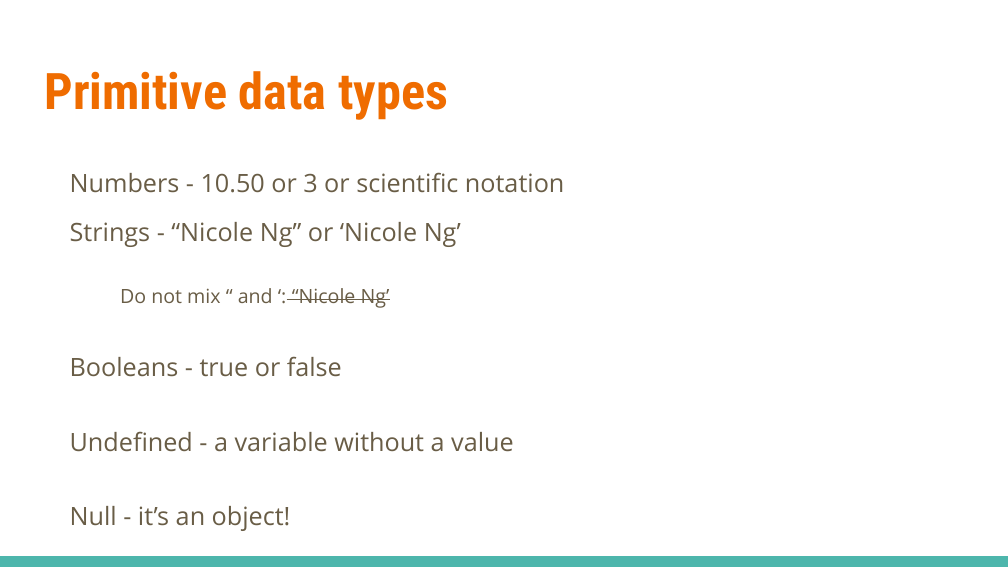
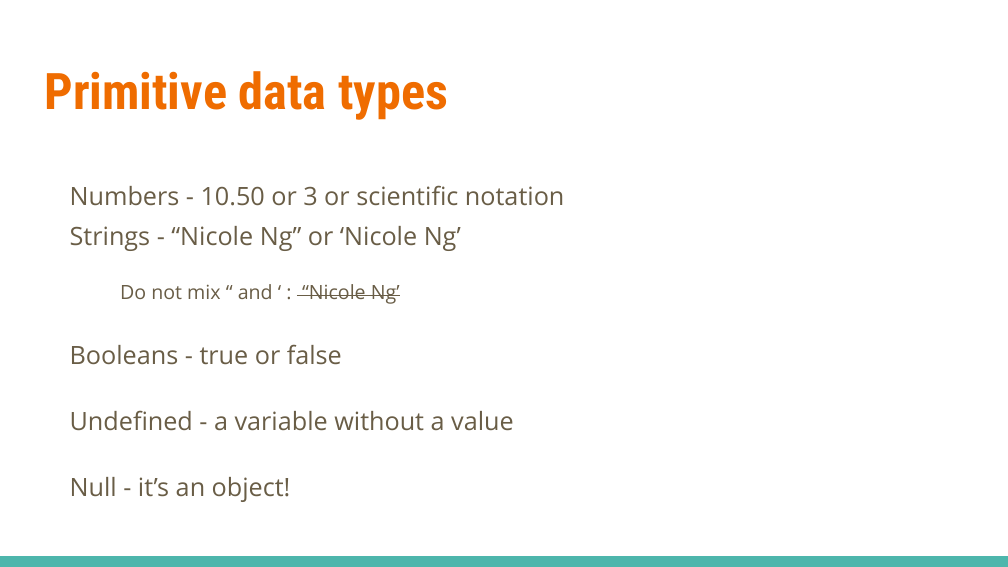
Before and after one commit to linkedin/high-school-trainee, a slide deck: slide 4 of Week_2/Lectures/2.1_JavaScript_Basics.pptx. Drawn at 1008x567 pixels with LibreOffice and Linux fonts; fonts in the diff are those of the drawing. Boxes give left, top, right and bottom in pixels: in the first picture for what was removed or moved away, otherwise in the second. Text is boxed around its words. In the diff, an @@ line names an element or a change of style, - is before the commit and + after.

```diff
--- a/Week_2/Lectures/2.1_JavaScript_Basics.pptx
+++ b/Week_2/Lectures/2.1_JavaScript_Basics.pptx
@@ text "Numbers - 10.50 or 3 ..." moved from (x1=70, y1=172, x2=564, y2=531) to (x1=70, y1=185, x2=564, y2=502) @@
@@ text at (x1=70, y1=185, x2=564, y2=502): less space between paragraphs @@
@@ text at (x1=120, y1=284, x2=400, y2=304): text changed @@
-  Do not mix “ and ‘: “Nicole Ng’
+  Do not mix “ and ‘ : “Nicole Ng’
```
Also in this commit, not shown: 12 other slides changed, 1 slide removed, 1 other file.
